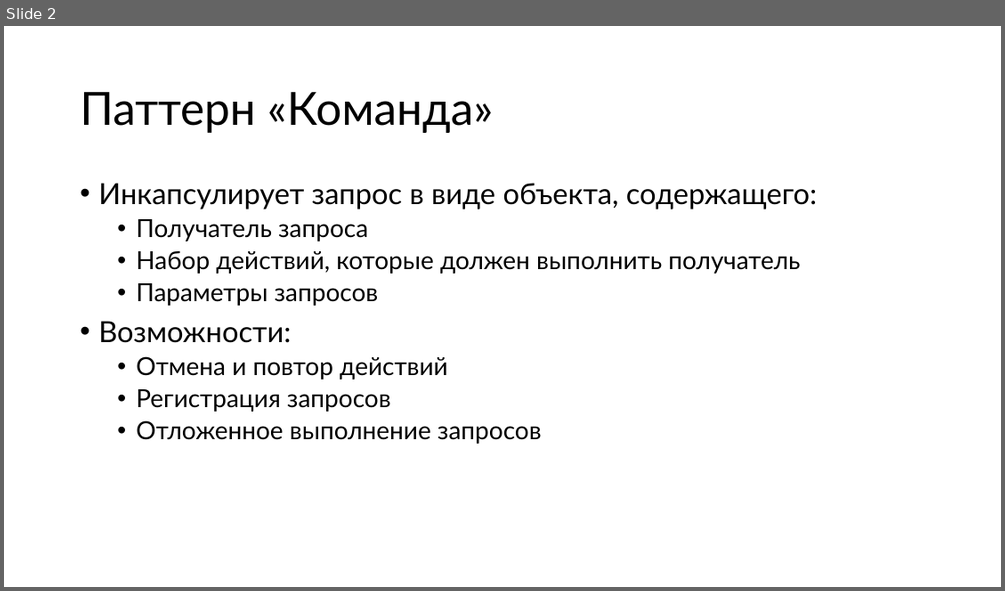
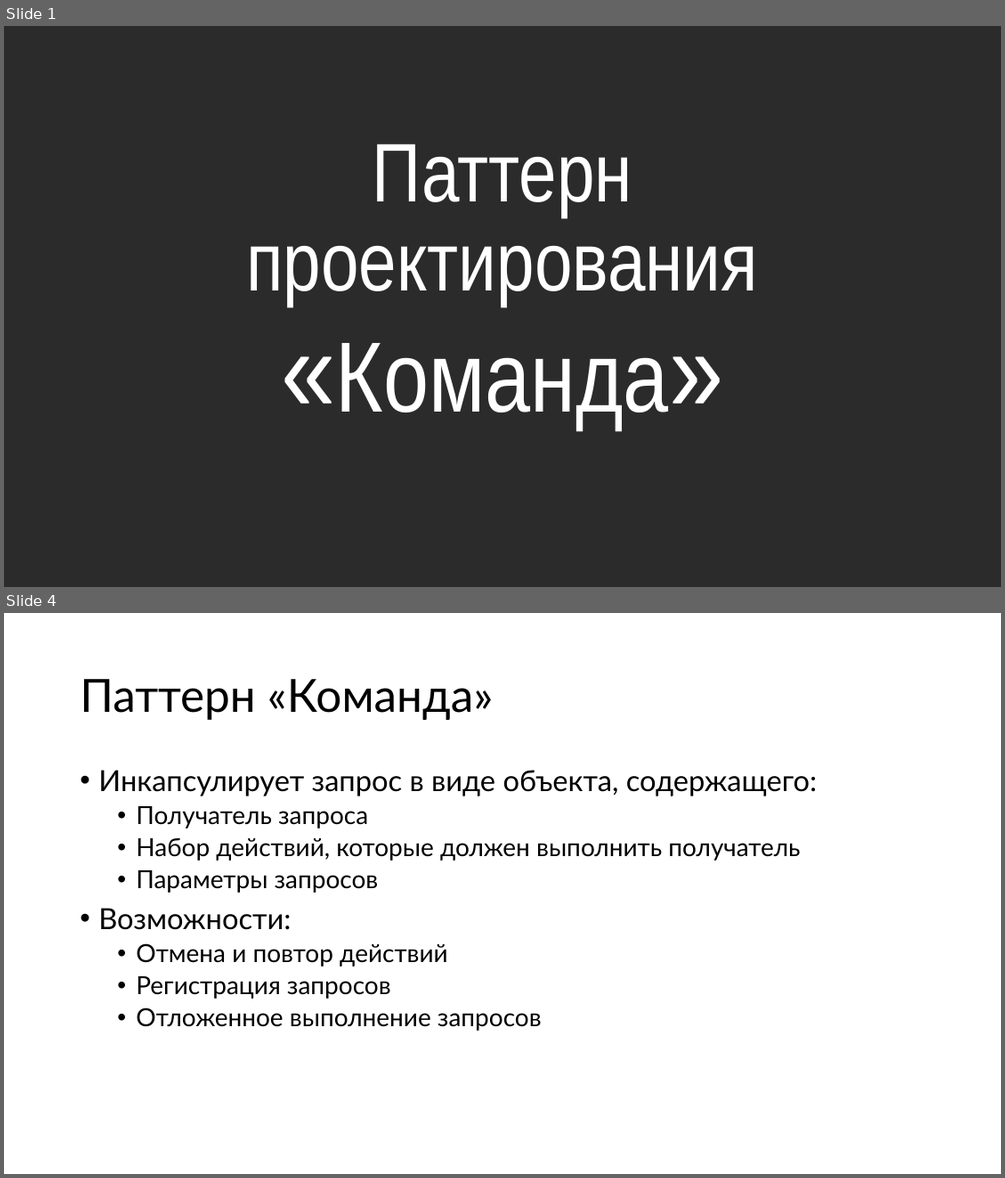
Before and after one commit to alexey-malov/ood, a slide deck: lectures/06.command/command.pptx. Shown one above the other, each under a label of ours: slide 2 before the commit, slides 1 and 4 after it; the slides between them are not shown. The pictures are 1005x591 and 1005x1178 pixels, drawn with LibreOffice and Linux fonts; fonts in the diff are those of the drawing; background and template pictures are left out; a plain dark background stands for a picture behind light text. Boxes give left, top, right and bottom in pixels: in the first picture for what was removed or moved away, otherwise in the second. Text is boxed around its words. In the diff, an @@ line names an element or a change of style, - is before the commit and + after.

Commit message:
Обновил лекцию по паттерну "Команда"

```diff
--- a/lectures/06.command/command.pptx
+++ b/lectures/06.command/command.pptx
@@ slide 1 added at <box>4,26,1001,587</box>, background picture (left out) @@
@@ title added at <box>246,143,758,430</box>, 80 pt, text #FFFFFF @@
+Паттерн
+проектирования «Команда»
@@ what was slide 2 is now slide 4 @@
```
Also in this commit, not shown: 6 slides changed, 2 other slides added, 1 slide removed.
